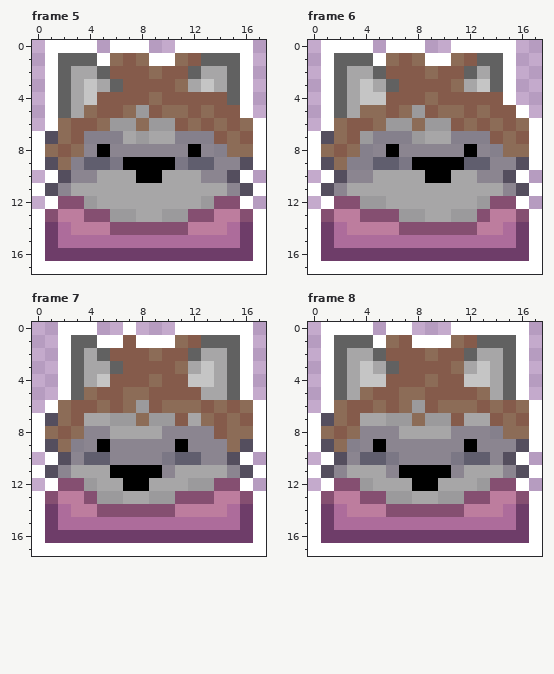
File history of a pixel-art file, graphics/characters/dottr.ase. Above, as it was before the edit.
18x18 pixels, 10 frames. Shown: frame 5, frame 6, frame 7, frame 8. The commit also changed other frames, which this record leaves out.
The same view after the edit:
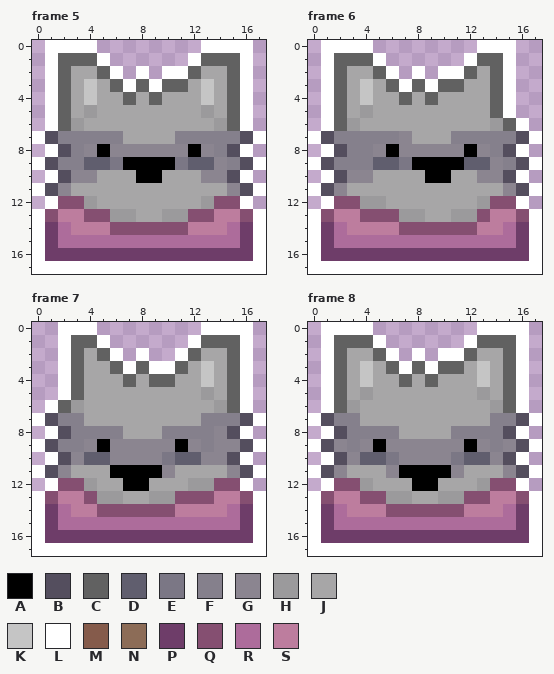
Palette (. is transparent): A #000000  B #544e5e  C #616161  D #605e6e  E #7b7785  F #85808c  G #8b8590  H #9b9a9c  J #a7a6a7  K #c5c5c5  L #ffffff  M #855b4b  N #8c6c57  P #6e3d69  Q #854f71  R #ad6c9b  S #bd7d9e
Edits made:
--- frame 5, layer "Normal"
@@ x 0..17 @@
- 0 .LLLL.LLL..LLLLLL.
- 1 .LCCCLNMNLLNMCCCL.
- 2 .LCJJCMMMNMMCJJCL.
- 3 .LCJKJCMMMMNJKJCL.
- 4 .LCJKMMMMNMMMMMCL.
- 5 .LCJNMMNHMNNMNMML.
- 6 .LNMMNHHNHHMNMNMNL
- 7 LBNMFFFJHJJFFFMNML
- 8 LNMNGAGGGGGGAGFNNL
- 9 LBNFDDEAAAAEDDGGBL
+ 0 .LLLL........LLLL.
+ 1 .LCCCL......LCCCL.
+ 2 .LCJJCL.L.LLCJJCL.
+ 3 .LCJKJCLCLCCJKJCL.
+ 4 .LCJKJJCJCJJJKJCL.
+ 5 .LCJHJJJJJJJJHJCL.
+ 6 .LCHJJJJJJJJJJHCL.
+ 7 LBFFFFFJJJJFFFFFBL
+ 8 .LBFGAGGGGGGAGFBL.
+ 9 LBFFDDEAAAAEDDGFBL
 10 .LBGGJJJAAJJJGGBL.
--- frame 6, layer "Normal"
@@ x 0..17 @@
- 0 .LLLL.LLL..LLLLL..
- 1 .LCCCLNMNLLNMCCL..
- 2 .LCJJCMMMNMMCJCL..
- 3 .LCJKJCMMMMNJKCL..
- 4 .LCJKKMMMNMMMMML..
- 5 .LCJNNMNHMNNMNMML.
- 6 .LNMMNHHNHHMNMNMNL
- 7 LBNMHFFFHJJFFFMNML
- 8 LNMNFGAGGGGGAGFNNL
- 9 LBNFFDDEAAAADDGGBL
+ 0 .LLLL........LLL..
+ 1 .LCCCL......LCCL..
+ 2 .LCJJCL.L.LLCJCL..
+ 3 .LCJKJCLCLCCJJCL..
+ 4 .LCJKJJCJCJJJJCL..
+ 5 .LCJHJJJJJJJJJCL..
+ 6 .LCHJJJJJJJJJJHCL.
+ 7 LBFFFFFGJJJFFFFFBL
+ 8 .LBFFGAGGGGGAGFBL.
+ 9 LBFFFDDEAAAADDGFBL
 10 .LBGGJJJJAAJJGGBL.
--- frame 7, layer "Normal"
@@ x 0..17 @@
- 0 ..LLL..L...LLLLLL.
- 1 ..LCCLLMLLLNMCCCL.
- 2 ..LCJCMMMNMMCJJCL.
- 3 ..LCJJCMMMMNJKJCL.
- 4 ..LCJKMMMNMMKKJCL.
- 5 ..LCNMMNNMMMMJJCL.
- 6 .LNMMNMNHMNNNMNMNL
- 7 LBNMJJHHNHHMJNMNML
- 8 LNMNGGJJJJGGGGMNNL
- 9 LBNFGAGGGGGAGGGNBL
+ 0 ..LLL........LLLL.
+ 1 ..LCCL......LCCCL.
+ 2 ..LCJCL.L..LCJJCL.
+ 3 ..LCJJCLCLLCJKJCL.
+ 4 ..LCJJJCJCCJJKJCL.
+ 5 ..LCJJJJJJJJJHJCL.
+ 6 .LCHJJJJJJJJJJHCL.
+ 7 LBFFJJJJJJJJJFFFBL
+ 8 .LBFFFFJJJFFFFGBL.
+ 9 LBFFGAGGGGGAGFGGBL
 10 .LBGDDGGGGEDDGGBL.
--- frame 8, layer "Normal"
@@ x 0..17 @@
- 0 .LLLL.LL...LLLLLL.
- 1 .LCCCLNMLLLNMCCCL.
- 2 .LCJJCMMMNMMCJJCL.
- 3 .LCJKJCMMMMNJKJCL.
- 4 .LCJKKMMMNMMKKJCL.
- 5 .LCJNMMNNMMMMNJCL.
- 6 .LNMMNMNHMNNNMNMNL
- 7 LBNMJJHHNHHMJJMNML
- 8 LNMNGGGJJJJGGGFNNL
- 9 LBNFGAGGGGGGAGGGBL
+ 0 .LLLL........LLLL.
+ 1 .LCCCL......LCCCL.
+ 2 .LCJJCL.L.LLCJJCL.
+ 3 .LCJKJCLCLCCJKJCL.
+ 4 .LCJKJJCJCJJJKJCL.
+ 5 .LCJHJJJJJJJJHJCL.
+ 6 .LCHJJJJJJJJJJHCL.
+ 7 LBFFJJJJJJJJJJFFBL
+ 8 .LBFFFFJJJJFFFFBL.
+ 9 LBGFGAGGGGGGAGFGBL
 10 .LBGDDEGGGGEDDGBL.
Changed places in both pictures, as pixel boxes (x1, y1, x2, y2):
changed: (32, 40, 266, 170)
changed: (308, 40, 542, 170)
changed: (32, 322, 266, 452)
changed: (308, 322, 542, 452)
